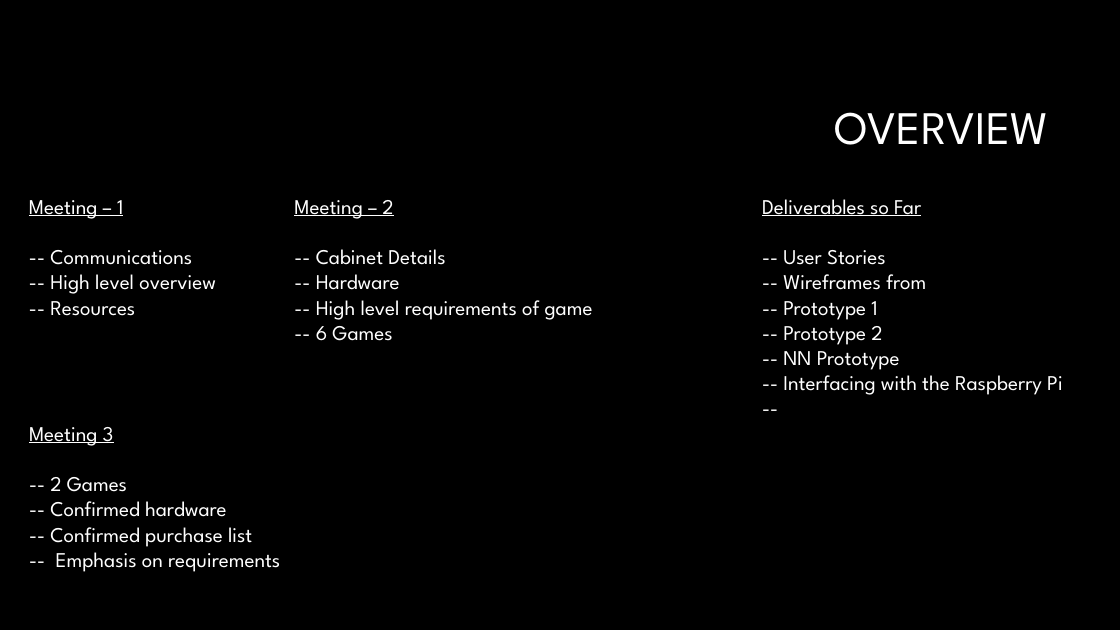
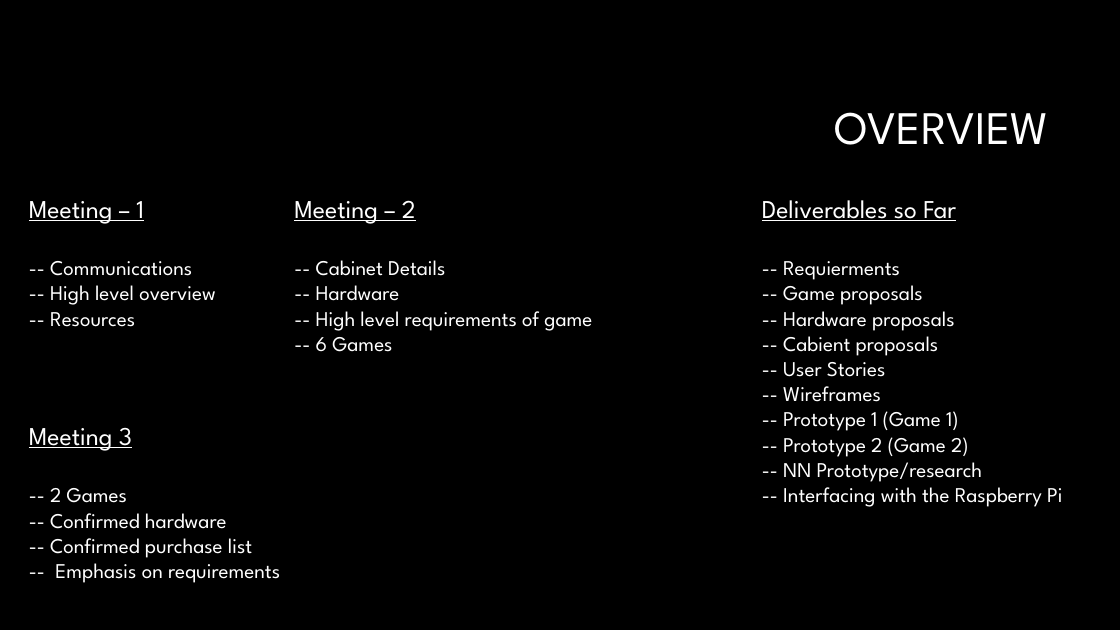
Before and after one commit to Craft-Prospect/Super-FLI, a slide deck: slide 3 of CustomerFiles/Demo_Docs/demo1.pptx. Drawn at 1120x630 pixels with LibreOffice and Linux fonts; fonts in the diff are those of the drawing; background and template pictures are left out. Boxes give left, top, right and bottom in pixels: in the first picture for what was removed or moved away, otherwise in the second. Text is boxed around its words. In the diff, an @@ line names an element or a change of style, - is before the commit and + after.

Commit message:
Slides

```diff
--- a/CustomerFiles/Demo_Docs/demo1.pptx
+++ b/CustomerFiles/Demo_Docs/demo1.pptx
@@ text at (29, 201, 144, 224): size 18 to 22 pt in "Meeting – 1" @@
@@ text at (294, 200, 416, 224): size 18 to 22 pt in "Meeting – 2" @@
@@ text at (762, 200, 1063, 507): paragraph removed @@
---
@@ text at (762, 200, 956, 221): size 18 to 22 pt in "Deliverables so Far" @@
@@ text at (783, 261, 955, 356): paragraphs added @@
+-- Requierments
+-- Game proposals
+-- Hardware proposals
+-- Cabient proposals
@@ text at (783, 386, 983, 482): text changed @@
--- Wireframes from
--- Prototype 1
--- Prototype 2
--- NN Prototype
+-- Wireframes
+-- Prototype 1 (Game 1)
+-- Prototype 2 (Game 2)
+-- NN Prototype/research
@@ text at (29, 428, 132, 451): size 18 to 22 pt in "Meeting 3" @@
```
Also in this commit, not shown: 1 other slide changed, 3 slides added, 3 slides removed.
